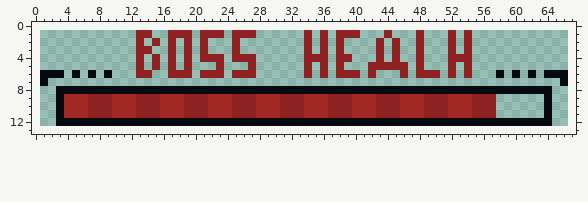
Pixel-art file -- Assets/Resources/Characters/Sprites/BossHealthBar/BossHPB18.aseprite. The picture above is the old version.
66x12 pixels, 1 frame. The old version is drawn lined up with the new one, on the new canvas.
And afterwards:
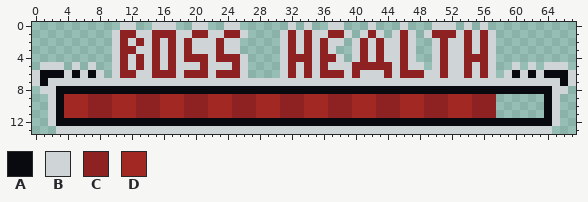
Palette (. is transparent): A #080a0f  B #cfd5d6  C #8e2121  D #a12823
What changed:
canvas 66x12 -> 68x14, the old top-left corner now at 1,1
Changed rows in their new state; - is an unchanged pixel.
first column x 0:
 0 -----------BB--BBB--BB--BB------B-B--BB---B---B---BBB-B-B-----------
 1 ----------BCCBBCC-BBC-BBC-B.---BCB-BBC-B.BCB.BCB.BCC-B-BCB----------
 2 ----------BCB-B-B-B-BBBCBB-----BCB-B-BB-BCB-BBCB.-BCBB-BCB----------
 3 ----------BCCBBCB-B-BBBCBB-----BCB-B-B.-BCB-BBCB.-BCBB-BCB----------
 4 ----------BCB-B-B-B-C-B-C-B.---BCC-B-CB.BCB-BBCB.-BCBB-CCB----------
 5 -BBB-B-B--BCB-B-B-BBBCBBBCB.---BCB-B-BBBCC---B-BB-BCBB-BCB--B-B-BBB-
 6 B---B-B-B.BCCBBCC-B-C-B-C-B.---BCB-B-C-B-BBBCB-C-BBCBB-BCB.B-B-B---B
 7 B-BBBBBBBBBBBBBBBBBBBBBBBBBBBBBBBBBBBBBBBBBBBBBBBBBBBBBBBBBBBBBBBB-B
 8 -BB--------------------------------------------------------------BB-
 9 --B--------------------------------------------------------------B--
10 --B--------------------------------------------------------------B--
11 --B--------------------------------------------------------------B--
12 --B--------------------------------------------------------------B--
13 ---BBBBBBBBBBBBBBBBBBBBBBBBBBBBBBBBBBBBBBBBBBBBBBBBBBBBBBBBBBBBBB---
Where, in picture pixels (left, top, right, bottom), the same in both pictures:
changed: (32, 22, 576, 134)
